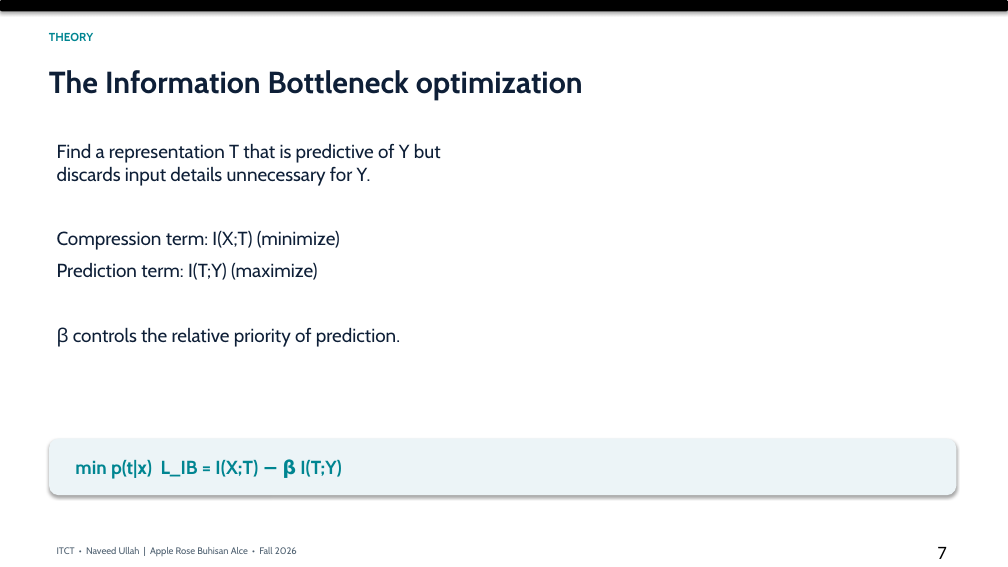
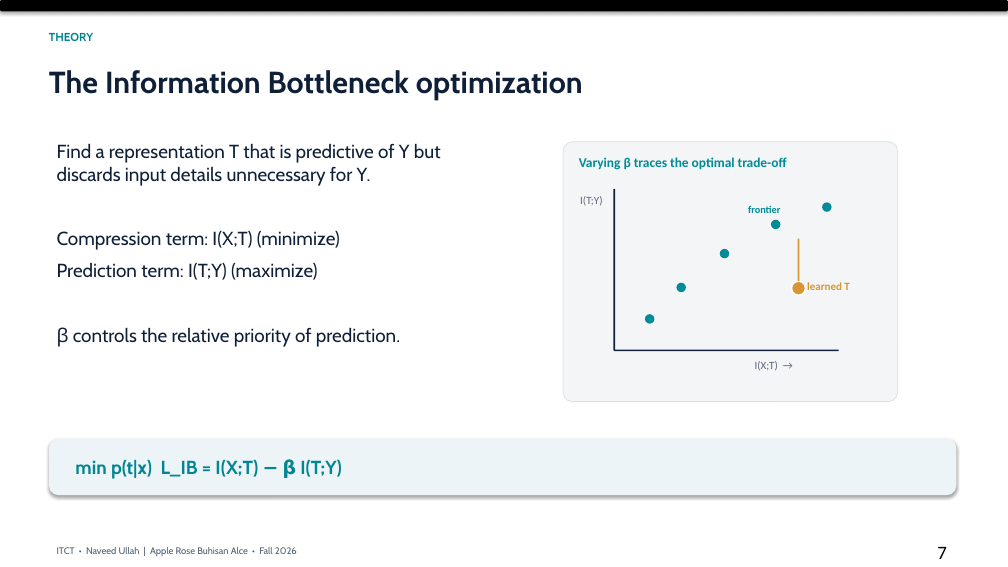
Before and after one commit to arba318/arba318.github.io, a slide deck: slide 7 of itct-midterm/artifacts/ITCT_Final_Presentation.pptx. Drawn at 1008x567 pixels with LibreOffice and Linux fonts; fonts in the diff are those of the drawing. Boxes give left, top, right and bottom in pixels: in the first picture for what was removed or moved away, otherwise in the second. Text is boxed around its words. In the diff, an @@ line names an element or a change of style, - is before the commit and + after.

```diff
--- a/itct-midterm/artifacts/ITCT_Final_Presentation.pptx
+++ b/itct-midterm/artifacts/ITCT_Final_Presentation.pptx
@@ rounded rectangle added at (563, 142, 898, 402), fill #F3F5F6, outline #D8E1E6 0.75 pt @@
@@ text added at (579, 157, 787, 170), 12.8 pt, text #008B96, bold @@
+Varying β traces the optimal trade-off
@@ text added at (580, 196, 602, 205), 10.5 pt, text #59697B @@
+I(T;Y)
@@ line added from (614, 189) to (614, 351), #10223E 1.5 pt @@
@@ text added at (748, 206, 780, 213), 9.8 pt, text #008B96, bold @@
+frontier
@@ ellipse added at (823, 203, 832, 212), fill #008B96 @@
@@ ellipse added at (771, 220, 780, 229), fill #008B96 @@
@@ line added from (799, 239) to (799, 281), #D89532 1.5 pt @@
@@ ellipse added at (720, 249, 729, 258), fill #008B96 @@
@@ ellipse added at (677, 283, 686, 292), fill #008B96 @@
@@ ellipse added at (792, 281, 806, 296), fill #D89532, outline #FFFFFF 1.5 pt @@
@@ text added at (807, 282, 849, 290), 10.5 pt, text #D89532, bold @@
+learned T
@@ ellipse added at (645, 315, 654, 324), fill #008B96 @@
@@ line added from (614, 351) to (839, 351), #10223E 1.5 pt @@
@@ text added at (755, 361, 778, 371), 10.5 pt, text #59697B @@
+I(X;T) →
```
Also in this commit, not shown: 11 other slides changed, 1 other file.
